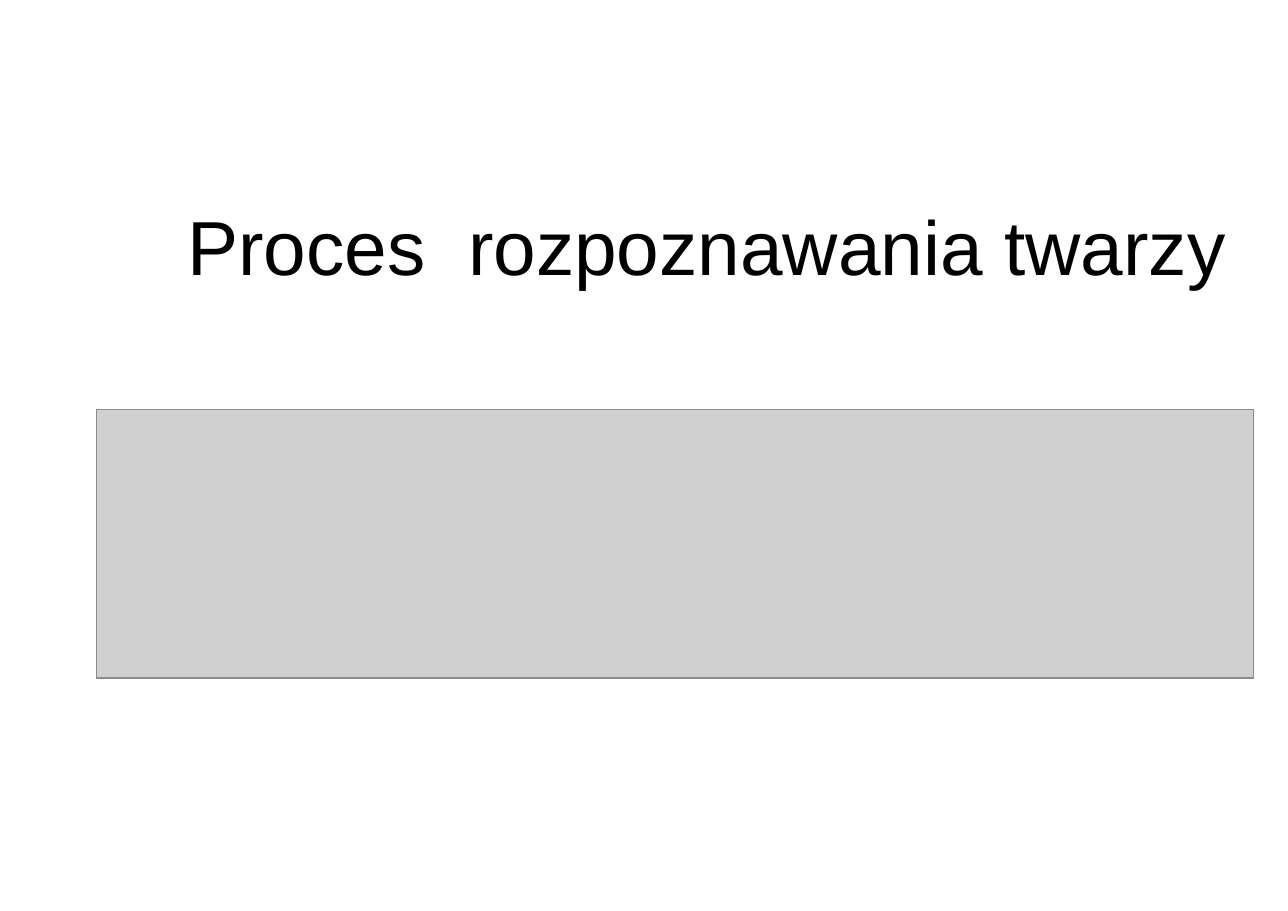
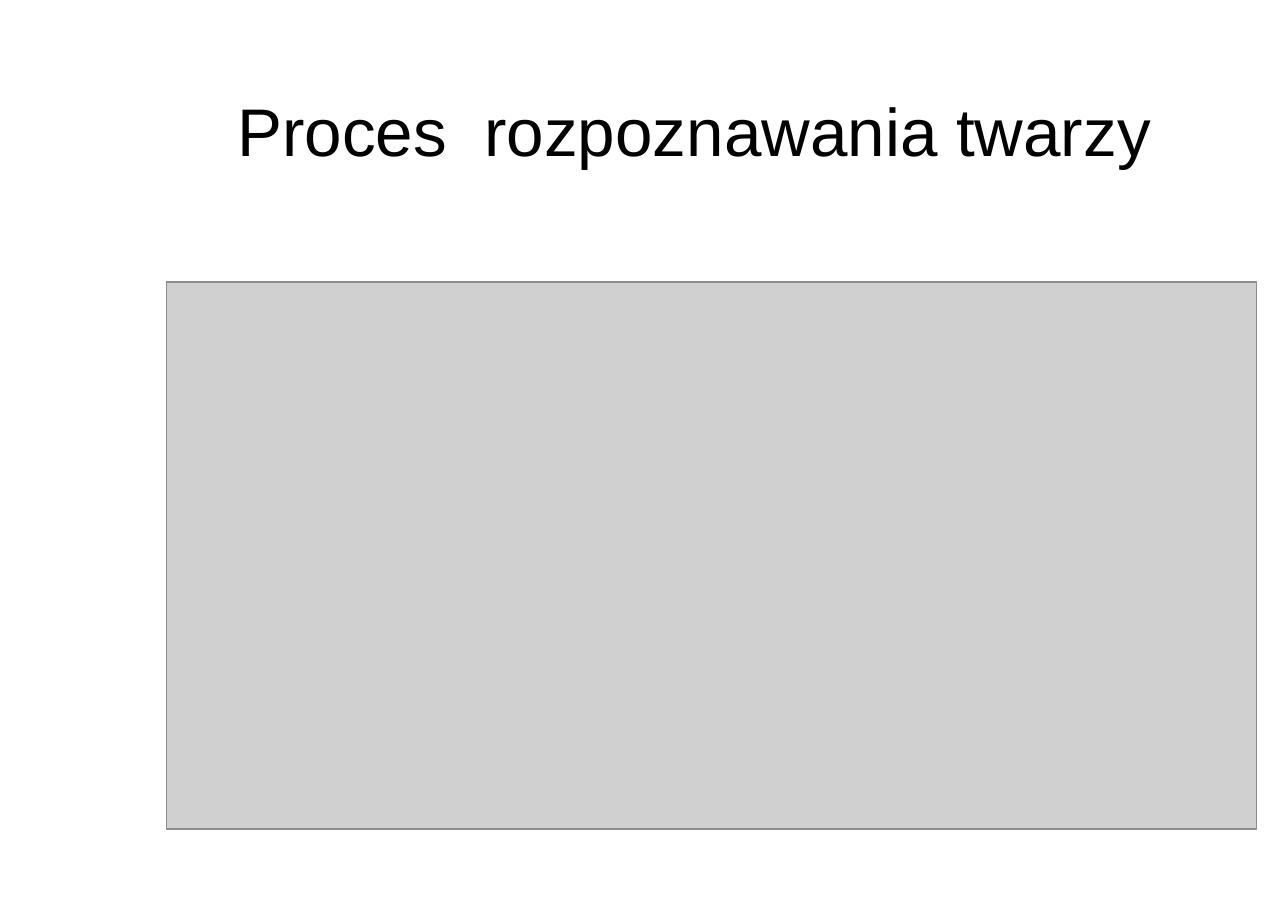
Before and after one commit to piMateusz/AntiSpoofingFaceRecognitionSystem, a slide deck: slide 3 of documents/MP_prezentacja.ppt. Drawn at 1288x911 pixels with LibreOffice and Linux fonts; fonts in the diff are those of the drawing; grey boxes stand for pictures; background and template pictures are left out. Boxes give left, top, right and bottom in pixels: in the first picture for what was removed or moved away, otherwise in the second. Text is boxed around its words. In the diff, an @@ line names an element or a change of style, - is before the commit and + after.

```diff
--- a/documents/MP_prezentacja.ppt
+++ b/documents/MP_prezentacja.ppt
@@ title "Proces rozpoznawania twarzy": place and size @@
-title "Proces rozpoznawania twarzy" at box(187, 219, 1225, 289)
+title "Proces rozpoznawania twarzy" at box(237, 107, 1151, 169)
@@ title "Proces rozpoznawania twarzy" at box(237, 107, 1151, 169): size 50 to 44 pt @@
@@ picture: place and size @@
-picture at box(97, 410, 1254, 678)
+picture at box(167, 282, 1257, 829)
```
Also in this commit, not shown: 5 other slides changed, 7 slides added, 4 slides removed, 35 other files.
